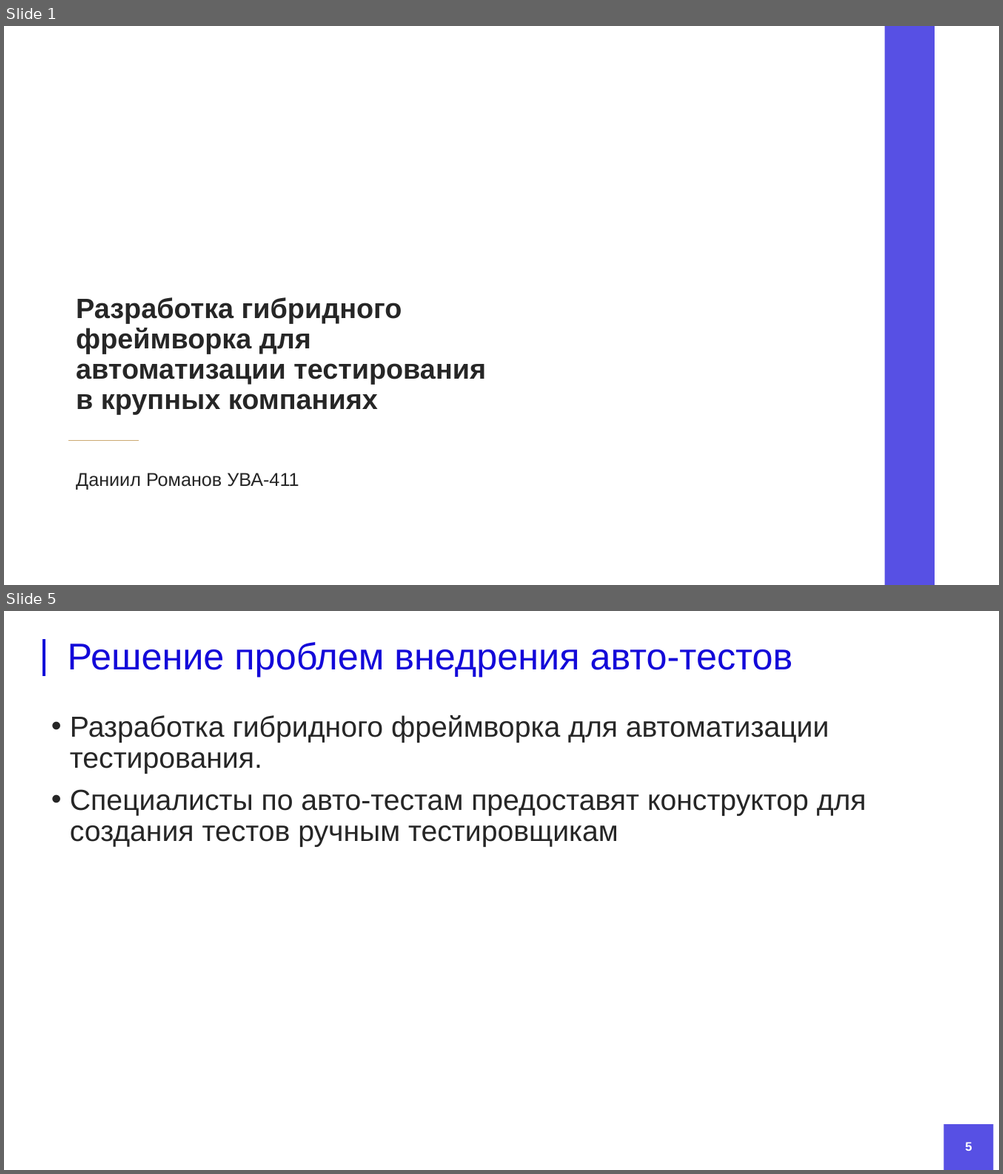
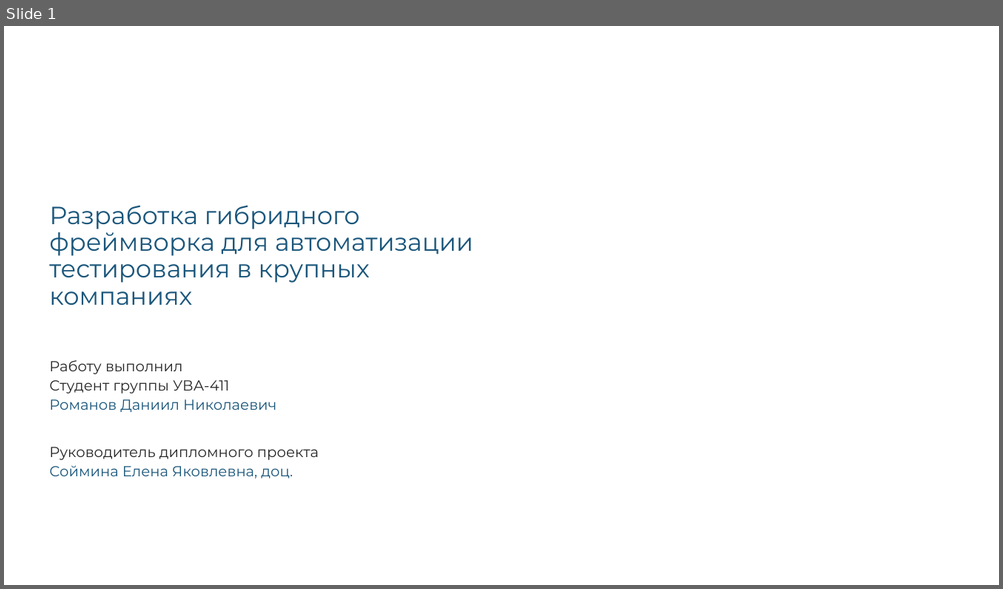
Before and after one commit to DanielRomanoff/practice, a slide deck: презентация.pptx. Shown one above the other, each under a label of ours: slides 1 and 5 before the commit, slide 1 after it; the slides between them are not shown. The pictures are 1003x1174 and 1003x589 pixels, drawn with LibreOffice and Linux fonts; fonts in the diff are those of the drawing; background and template pictures are left out. Boxes give left, top, right and bottom in pixels: in the first picture for what was removed or moved away, otherwise in the second. Text is boxed around its words. In the diff, an @@ line names an element or a change of style, - is before the commit and + after.

```diff
--- a/презентация.pptx
+++ b/презентация.pptx
@@ slide 5 removed at box(4, 611, 999, 1170), background #FFFFFF @@
@@ line removed from (43, 639) to (43, 677) @@
@@ title removed at box(68, 642, 793, 677) @@
-Решение проблем внедрения авто-тестов
@@ text removed at box(70, 715, 866, 847) @@
-• Разработка гибридного фреймворка для автоматизации тестирования.
-• Специалисты по авто-тестам предоставят конструктор для создания тестов ручным тестировщикам
@@ rectangle removed at box(943, 1125, 993, 1170) @@
@@ page number removed at box(965, 1142, 971, 1151) @@
-5
@@ slide 1 changed as well @@
@@ rectangle removed at box(885, 26, 934, 585) @@
@@ title "Разработка гибридного фреймворка для автоматизации ...": place and size @@
-title "Разработка гибридного фреймворка для автоматизации ..." at box(76, 298, 486, 414)
+title "Разработка гибридного фреймворка для автоматизации ..." at box(49, 205, 473, 305)
@@ title "Разработка гибридного фреймворка для автоматизации ..." at box(49, 205, 473, 305): size 27 to 24 pt, font Arial to Montserrat, text colour #262626 to #1A567B, bold off; vertical alignment bottom to middle @@
@@ subtitle at box(49, 360, 318, 479): text changed; size 18 to 14 pt; font Arial to Montserrat @@
-Даниил Романов УВА-411
+Работу выполнил
+Студент группы УВА-411
+Романов Даниил Николаевич
+Руководитель дипломного проекта
+Соймина Елена Яковлевна, доц.
@@ line removed from (68, 441) to (138, 441) @@
```
Also in this commit, not shown: 3 other slides changed, 8 slides added, 9 other slides removed, 11 other files.
